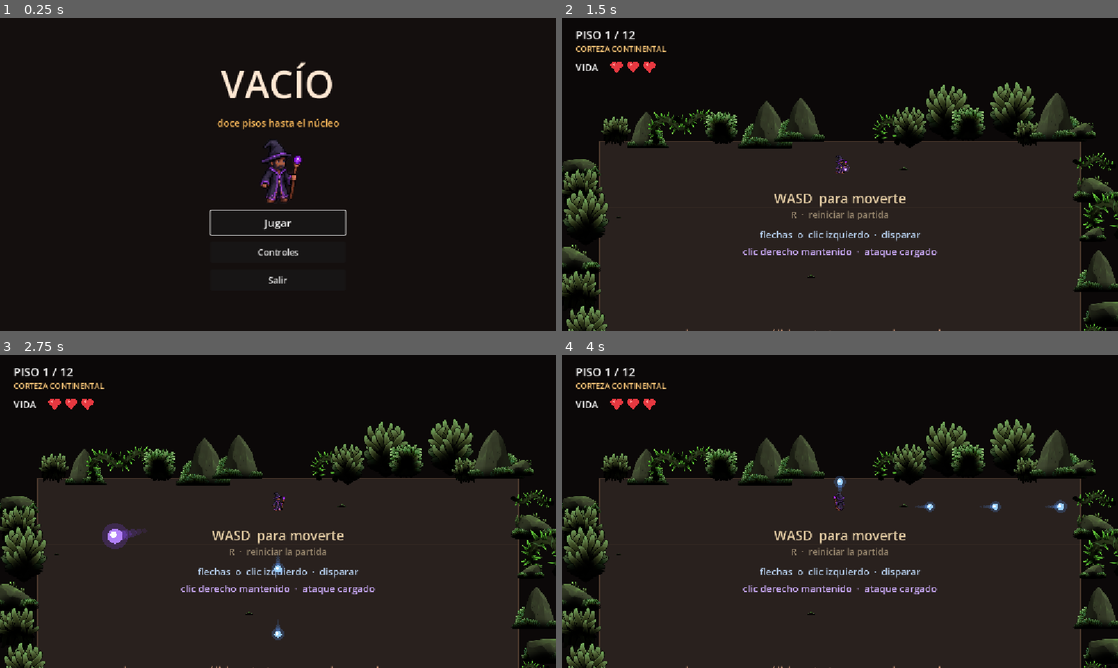
Above: before the commit, frames 1-4 (two rows, left to right).
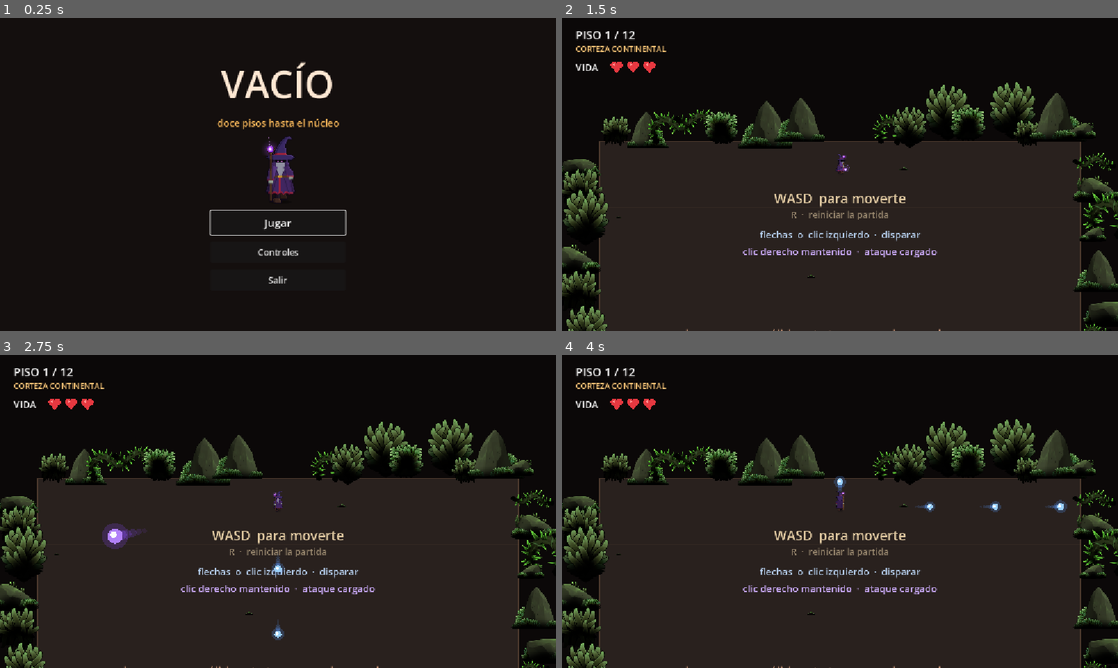
Above: after the commit, the same moments.

Repository: MatiasRodrigo0502/Vacio
Game: Godot game, scene res://scenes/MenuPrincipal.tscn
The game is run twice, just before and just after one commit, with the same random seed, the same clock (stepped at 60 frames per second) and the same inputs.
Inputs (mouse positions are in pixels of both pictures, inside the frame that each line leads up to):
- Up to frame 1 (0.25 s): no input
- Up to frame 2 (1.5 s): click "Jugar" at 0.5 s; tap Enter at 1.25 s; move the mouse to (962, 158) at 1.27 s; hold Right (disparar_derecha) from 1.28 s (still down); hold Right mouse button (cargar_ataque) from 1.28 s (still down)
- Up to frame 3 (2.75 s): move the mouse to (166, 527) at 2.02 s; release Right (disparar_derecha) at 2.03 s; release Right mouse button (cargar_ataque) at 2.03 s; hold Down (disparar_abajo) from 2.03 s (still down); click (166, 527) at 2.1 s
- Up to frame 4 (4 s): move the mouse to (895, 442) at 2.77 s; release Down (disparar_abajo) at 2.78 s; hold Right (disparar_derecha) 2.78-3.53 s; hold R (reiniciar_partida) 2.78-3.53 s; move the mouse to (812, 574) at 3.52 s; hold Up (disparar_arriba) from 3.53 s (still down); right-click (812, 574) at 3.6 s

The runs differ from the first frame. In frame 1, 0.8% of the frame differs, in the area x 46-55%, y 37-60%; in frame 2, less than 0.1%; in frame 3, less than 0.1%; in frame 4, less than 0.1%.

Commit message:
Mago oscuro: el personaje se gira a las ocho direcciones
Nuevo personaje jugable desde el pack de 8 direcciones que paso Matias, y el
juego pasa de cuatro direcciones a ocho, diagonales incluidas.

El pack vino limpio, y por primera vez los rotulos decian la verdad:
comprobado que los pares opuestos son espejo exacto al 100% y que la cara se
desplaza +-7,5 px justo a los lados que dice el LEEME.

Lo unico que hubo que arreglar es que el eje de los pies no estaba en el mismo
sitio en cada direccion: 23,7 px mirando a la derecha y 39,3 mirando a la
izquierda, o sea 15 px de corrimiento lateral al girarse. Cada direccion se ha
centrado sobre sus botas, midiendo solo pixeles bien opacos de las filas de
abajo (la sombra es mas ancha que los pies y arrastraba el eje). Tras el
centrado el eje va de 31,2 a 32,0 en las ocho y el espejo sigue siendo exacto.

El centrado se hace desplazando un numero ENTERO de pixeles y el sprite se
dibuja a escala 1: esto es pixel art de verdad (64x72) y un decimal en
cualquiera de los dos sitios emborrona los bordes duros. El offset de la escena
es -33 y no -36 porque el dibujo ocupa hasta la fila 68 de las 72.

En el codigo, _lado() pasa a redondear el angulo al sector de 45 grados mas
cercano en vez de comparar x contra y: con ocho direcciones la comparacion
seria una escalera de ifs que no se lee ni se comprueba.

Las 48 regiones viven en un solo atlas con AtlasTexture, en vez de 48 PNG
sueltos en el repositorio.

Medido: contraste contra el suelo 1,66:1, mejor que el mago morado al que
sustituye (1,40:1) y por debajo del nigromante (1,81:1).

Verificado en headless: 29 comprobaciones (16 animaciones con sus fotogramas,
los ocho sectores de angulo incluidos dos casos cerca del limite, la ida y
vuelta nombre-vector, andar en las ocho direcciones y los pies en el origen).

Co-Authored-By: Claude Opus 5 <noreply@anthropic.com>

Diff:
--- /dev/null
+++ b/assets/mago_oscuro/animaciones_mago_oscuro.tres
@@ -0,0 +1,446 @@
+[gd_resource type="SpriteFrames" load_steps=50 format=3]
+
+[ext_resource type="Texture2D" path="res://assets/mago_oscuro/atlas_8dir.png" id="atlas"]
+
+[sub_resource type="AtlasTexture" id="abajo_0"]
+atlas = ExtResource("atlas")
+region = Rect2(0, 0, 64, 72)
+
+[sub_resource type="AtlasTexture" id="abajo_1"]
+atlas = ExtResource("atlas")
+region = Rect2(64, 0, 64, 72)
+
+[sub_resource type="AtlasTexture" id="abajo_2"]
+atlas = ExtResource("atlas")
+region = Rect2(128, 0, 64, 72)
+
+[sub_resource type="AtlasTexture" id="abajo_3"]
+atlas = ExtResource("atlas")
+region = Rect2(192, 0, 64, 72)
+
+[sub_resource type="AtlasTexture" id="abajo_4"]
+atlas = ExtResource("atlas")
+region = Rect2(256, 0, 64, 72)
+
+[sub_resource type="AtlasTexture" id="abajo_5"]
+atlas = ExtResource("atlas")
+region = Rect2(320, 0, 64, 72)
+
+[sub_resource type="AtlasTexture" id="abajo_izquierda_0"]
+atlas = ExtResource("atlas")
+region = Rect2(0, 72, 64, 72)
+
+[sub_resource type="AtlasTexture" id="abajo_izquierda_1"]
+atlas = ExtResource("atlas")
+region = Rect2(64, 72, 64, 72)
+
+[sub_resource type="AtlasTexture" id="abajo_izquierda_2"]
+atlas = ExtResource("atlas")
+region = Rect2(128, 72, 64, 72)
+
+[sub_resource type="AtlasTexture" id="abajo_izquierda_3"]
+atlas = ExtResource("atlas")
+region = Rect2(192, 72, 64, 72)
+
+[sub_resource type="AtlasTexture" id="abajo_izquierda_4"]
+atlas = ExtResource("atlas")
+region = Rect2(256, 72, 64, 72)
+
+[sub_resource type="AtlasTexture" id="abajo_izquierda_5"]
+atlas = ExtResource("atlas")
+region = Rect2(320, 72, 64, 72)
+
+[sub_resource type="AtlasTexture" id="izquierda_0"]
+atlas = ExtResource("atlas")
+region = Rect2(0, 144, 64, 72)
+
+[sub_resource type="AtlasTexture" id="izquierda_1"]
+atlas = ExtResource("atlas")
+region = Rect2(64, 144, 64, 72)
+
+[sub_resource type="AtlasTexture" id="izquierda_2"]
+atlas = ExtResource("atlas")
+region = Rect2(128, 144, 64, 72)
+
+[sub_resource type="AtlasTexture" id="izquierda_3"]
+atlas = ExtResource("atlas")
+region = Rect2(192, 144, 64, 72)
+
+[sub_resource type="AtlasTexture" id="izquierda_4"]
+atlas = ExtResource("atlas")
+region = Rect2(256, 144, 64, 72)
+
+[sub_resource type="AtlasTexture" id="izquierda_5"]
+atlas = ExtResource("atlas")
+region = Rect2(320, 144, 64, 72)
+
+[sub_resource type="AtlasTexture" id="arriba_izquierda_0"]
+atlas = ExtResource("atlas")
+region = Rect2(0, 216, 64, 72)
+
+[sub_resource type="AtlasTexture" id="arriba_izquierda_1"]
+atlas = ExtResource("atlas")
+region = Rect2(64, 216, 64, 72)
+
+[sub_resource type="AtlasTexture" id="arriba_izquierda_2"]
+atlas = ExtResource("atlas")
+region = Rect2(128, 216, 64, 72)
+
+[sub_resource type="AtlasTexture" id="arriba_izquierda_3"]
+atlas = ExtResource("atlas")
+region = Rect2(192, 216, 64, 72)
+
+[sub_resource type="AtlasTexture" id="arriba_izquierda_4"]
+atlas = ExtResource("atlas")
+region = Rect2(256, 216, 64, 72)
+
+[sub_resource type="AtlasTexture" id="arriba_izquierda_5"]
+atlas = ExtResource("atlas")
+region = Rect2(320, 216, 64, 72)
+
+[sub_resource type="AtlasTexture" id="arriba_0"]
+atlas = ExtResource("atlas")
+region = Rect2(0, 288, 64, 72)
+
+[sub_resource type="AtlasTexture" id="arriba_1"]
+atlas = ExtResource("atlas")
+region = Rect2(64, 288, 64, 72)
+
+[sub_resource type="AtlasTexture" id="arriba_2"]
+atlas = ExtResource("atlas")
+region = Rect2(128, 288, 64, 72)
+
+[sub_resource type="AtlasTexture" id="arriba_3"]
+atlas = ExtResource("atlas")
+region = Rect2(192, 288, 64, 72)
+
+[sub_resource type="AtlasTexture" id="arriba_4"]
+atlas = ExtResource("atlas")
+region = Rect2(256, 288, 64, 72)
+
+[sub_resource type="AtlasTexture" id="arriba_5"]
+atlas = ExtResource("atlas")
+region = Rect2(320, 288, 64, 72)
+
+[sub_resource type="AtlasTexture" id="arriba_derecha_0"]
+atlas = ExtResource("atlas")
+region = Rect2(0, 360, 64, 72)
+
+[sub_resource type="AtlasTexture" id="arriba_derecha_1"]
+atlas = ExtResource("atlas")
+region = Rect2(64, 360, 64, 72)
+
+[sub_resource type="AtlasTexture" id="arriba_derecha_2"]
+atlas = ExtResource("atlas")
+region = Rect2(128, 360, 64, 72)
+
+[sub_resource type="AtlasTexture" id="arriba_derecha_3"]
+atlas = ExtResource("atlas")
+region = Rect2(192, 360, 64, 72)
+
+[sub_resource type="AtlasTexture" id="arriba_derecha_4"]
+atlas = ExtResource("atlas")
+region = Rect2(256, 360, 64, 72)
+
+[sub_resource type="AtlasTexture" id="arriba_derecha_5"]
+atlas = ExtResource("atlas")
+region = Rect2(320, 360, 64, 72)
+
+[sub_resource type="AtlasTexture" id="derecha_0"]
+atlas = ExtResource("atlas")
+region = Rect2(0, 432, 64, 72)
+
+[sub_resource type="AtlasTexture" id="derecha_1"]
+atlas = ExtResource("atlas")
+region = Rect2(64, 432, 64, 72)
+
+[sub_resource type="AtlasTexture" id="derecha_2"]
+atlas = ExtResource("atlas")
+region = Rect2(128, 432, 64, 72)
+
+[sub_resource type="AtlasTexture" id="derecha_3"]
+atlas = ExtResource("atlas")
+region = Rect2(192, 432, 64, 72)
+
+[sub_resource type="AtlasTexture" id="derecha_4"]
+atlas = ExtResource("atlas")
+region = Rect2(256, 432, 64, 72)
+
+[sub_resource type="AtlasTexture" id="derecha_5"]
+atlas = ExtResource("atlas")
+region = Rect2(320, 432, 64, 72)
+
+[sub_resource type="AtlasTexture" id="abajo_derecha_0"]
+atlas = ExtResource("atlas")
+region = Rect2(0, 504, 64, 72)
+
+[sub_resource type="AtlasTexture" id="abajo_derecha_1"]
+atlas = ExtResource("atlas")
+region = Rect2(64, 504, 64, 72)
+
+[sub_resource type="AtlasTexture" id="abajo_derecha_2"]
+atlas = ExtResource("atlas")
+region = Rect2(128, 504, 64, 72)
+
+[sub_resource type="AtlasTexture" id="abajo_derecha_3"]
+atlas = ExtResource("atlas")
+region = Rect2(192, 504, 64, 72)
+
+[sub_resource type="AtlasTexture" id="abajo_derecha_4"]
+atlas = ExtResource("atlas")
+region = Rect2(256, 504, 64, 72)
+
+[sub_resource type="AtlasTexture" id="abajo_derecha_5"]
+atlas = ExtResource("atlas")
+region = Rect2(320, 504, 64, 72)
+
+[resource]
+animations = [{
+"frames": [{
+"duration": 1.0,
+"texture": SubResource("abajo_0")
+}, {
+"duration": 1.0,
+"texture": SubResource("abajo_1")
+}, {
+"duration": 1.0,
+"texture": SubResource("abajo_2")
+}, {
+"duration": 1.0,
+"texture": SubResource("abajo_3")
+}, {
+"duration": 1.0,
+"texture": SubResource("abajo_4")
+}, {
+"duration": 1.0,
+"texture": SubResource("abajo_5")
+}],
+"loop": true,
+"name": &"caminar_abajo",
+"speed": 12.0
+}, {
+"frames": [{
+"duration": 1.0,
+"texture": SubResource("abajo_izquierda_0")
+}, {
+"duration": 1.0,
+"texture": SubResource("abajo_izquierda_1")
+}, {
+"duration": 1.0,
+"texture": SubResource("abajo_izquierda_2")
+}, {
+"duration": 1.0,
+"texture": SubResource("abajo_izquierda_3")
+}, {
+"duration": 1.0,
+"texture": SubResource("abajo_izquierda_4")
+}, {
+"duration": 1.0,
+"texture": SubResource("abajo_izquierda_5")
+}],
+"loop": true,
+"name": &"caminar_abajo_izquierda",
+"speed": 12.0
+}, {
+"frames": [{
+"duration": 1.0,
+"texture": SubResource("izquierda_0")
+}, {
+"duration": 1.0,
+"texture": SubResource("izquierda_1")
+}, {
+"duration": 1.0,
+"texture": SubResource("izquierda_2")
+}, {
+"duration": 1.0,
+"texture": SubResource("izquierda_3")
+}, {
+"duration": 1.0,
+"texture": SubResource("izquierda_4")
+}, {
+"duration": 1.0,
+"texture": SubResource("izquierda_5")
+}],
+"loop": true,
+"name": &"caminar_izquierda",
+"speed": 12.0
+}, {
+"frames": [{
+"duration": 1.0,
+"texture": SubResource("arriba_izquierda_0")
+}, {
+"duration": 1.0,
+"texture": SubResource("arriba_izquierda_1")
+}, {
+"duration": 1.0,
+"texture": SubResource("arriba_izquierda_2")
+}, {
+"duration": 1.0,
+"texture": SubResource("arriba_izquierda_3")
+}, {
+"duration": 1.0,
+"texture": SubResource("arriba_izquierda_4")
+}, {
+"duration": 1.0,
+"texture": SubResource("arriba_izquierda_5")
+}],
+"loop": true,
+"name": &"caminar_arriba_izquierda",
+"speed": 12.0
+}, {
+"frames": [{
+"duration": 1.0,
+"texture": SubResource("arriba_0")
+}, {
+"duration": 1.0,
+"texture": SubResource("arriba_1")
+}, {
+"duration": 1.0,
+"texture": SubResource("arriba_2")
+}, {
+"duration": 1.0,
+"texture": SubResource("arriba_3")
+}, {
+"duration": 1.0,
+"texture": SubResource("arriba_4")
+}, {
+"duration": 1.0,
+"texture": SubResource("arriba_5")
+}],
+"loop": true,
+"name": &"caminar_arriba",
+"speed": 12.0
+}, {
+"frames": [{
+"duration": 1.0,
+"texture": SubResource("arriba_derecha_0")
+}, {
+"duration": 1.0,
+"texture": SubResource("arriba_derecha_1")
+}, {
+"duration": 1.0,
+"texture": SubResource("arriba_derecha_2")
+}, {
+"duration": 1.0,
+"texture": SubResource("arriba_derecha_3")
+}, {
+"duration": 1.0,
+"texture": SubResource("arriba_derecha_4")
+}, {
+"duration": 1.0,
+"texture": SubResource("arriba_derecha_5")
+}],
+"loop": true,
+"name": &"caminar_arriba_derecha",
+"speed": 12.0
+}, {
+"frames": [{
+"duration": 1.0,
+"texture": SubResource("derecha_0")
+}, {
+"duration": 1.0,
+"texture": SubResource("derecha_1")
+}, {
+"duration": 1.0,
+"texture": SubResource("derecha_2")
+}, {
+"duration": 1.0,
+"texture": SubResource("derecha_3")
+}, {
+"duration": 1.0,
+"texture": SubResource("derecha_4")
+}, {
+"duration": 1.0,
+"texture": SubResource("derecha_5")
+}],
+"loop": true,
+"name": &"caminar_derecha",
+"speed": 12.0
+}, {
+"frames": [{
+"duration": 1.0,
+"texture": SubResource("abajo_derecha_0")
+}, {
+"duration": 1.0,
+"texture": SubResource("abajo_derecha_1")
+}, {
+"duration": 1.0,
+"texture": SubResource("abajo_derecha_2")
+}, {
+"duration": 1.0,
+"texture": SubResource("abajo_derecha_3")
+}, {
+"duration": 1.0,
+"texture": SubResource("abajo_derecha_4")
+}, {
+"duration": 1.0,
+"texture": SubResource("abajo_derecha_5")
+}],
+"loop": true,
+"name": &"caminar_abajo_derecha",
+"speed": 12.0
+}, {
+"frames": [{
+"duration": 1.0,
+"texture": SubResource("abajo_0")
+}],
+"loop": true,
+"name": &"quieto_abajo",
+"speed": 1.0
+}, {
+"frames": [{
+"duration": 1.0,
+"texture": SubResource("abajo_izquierda_2")
+}],
+"loop": true,
+"name": &"quieto_abajo_izquierda",
+"speed": 1.0
+}, {
+"frames": [{
+"duration": 1.0,
+"texture": SubResource("izquierda_5")
+}],
+"loop": true,
+"name": &"quieto_izquierda",
+"speed": 1.0
+}, {
+"frames": [{
+"duration": 1.0,
+"texture": SubResource("arriba_izquierda_2")
+}],
+"loop": true,
+"name": &"quieto_arriba_izquierda",
+"speed": 1.0
+}, {
+"frames": [{
+"duration": 1.0,
+"texture": SubResource("arriba_2")
+}],
+"loop": true,
+"name": &"quieto_arriba",
+"speed": 1.0
+}, {
+"frames": [{
+"duration": 1.0,
+"texture": SubResource("arriba_derecha_2")
+}],
+"loop": true,
+"name": &"quieto_arriba_derecha",
+"speed": 1.0
+}, {
+"frames": [{
+"duration": 1.0,
+"texture": SubResource("derecha_5")
+}],
+"loop": true,
+"name": &"quieto_derecha",
+"speed": 1.0
+}, {
+"frames": [{
+"duration": 1.0,
+"texture": SubResource("abajo_derecha_2")
+}],
+"loop": true,
+"name": &"quieto_abajo_derecha",
+"speed": 1.0
+}]
--- a/scenes/Jugador.tscn
+++ b/scenes/Jugador.tscn
@@ -1,7 +1,7 @@
 [gd_scene load_steps=5 format=3]
 
 [ext_resource type="Script" path="res://scripts/jugador.gd" id="1_jugador"]
-[ext_resource type="SpriteFrames" path="res://assets/mago/animaciones_mago.tres" id="2_animaciones"]
+[ext_resource type="SpriteFrames" path="res://assets/mago_oscuro/animaciones_mago_oscuro.tres" id="2_animaciones"]
 [ext_resource type="Script" path="res://scripts/carga_ataque.gd" id="3_carga"]
 
 [sub_resource type="CircleShape2D" id="CircleShape2D_jugador"]
@@ -16,11 +16,10 @@
 metadata/_edit_group_ = true
 
 [node name="Sprite" type="AnimatedSprite2D" parent="."]
-scale = Vector2(0.5, 0.5)
 sprite_frames = ExtResource("2_animaciones")
 animation = &"quieto_abajo"
 autoplay = "quieto_abajo"
-offset = Vector2(0, -67)
+offset = Vector2(0, -33)
 
 [node name="Forma" type="CollisionShape2D" parent="."]
 position = Vector2(0, -16)
--- a/scenes/MenuPrincipal.tscn
+++ b/scenes/MenuPrincipal.tscn
@@ -1,7 +1,7 @@
 [gd_scene load_steps=3 format=3]
 
 [ext_resource type="Script" path="res://scripts/menu_principal.gd" id="1_menu"]
-[ext_resource type="Texture2D" path="res://assets/mago/abajo_3.png" id="2_mago"]
+[ext_resource type="Texture2D" path="res://assets/mago_oscuro/retrato.png" id="2_mago"]
 
 [node name="MenuPrincipal" type="Control"]
 anchors_preset = 15
--- a/scripts/jugador.gd
+++ b/scripts/jugador.gd
@@ -56,6 +56,14 @@
 ## Por debajo de esta velocidad se considera que el personaje esta parado y se
 ## pasa a la animacion de reposo. No es 0 porque la friccion deja residuos.
 const VELOCIDAD_MINIMA_ANDAR: float = 12.0
+
+## Las ocho direcciones del mago, en el orden de los sectores de 45 grados que
+## devuelve Vector2.angle(): empieza en la derecha y gira en el sentido de las
+## agujas del reloj, porque en pantalla la y crece hacia abajo.
+const LADOS: Array[StringName] = [
+	&"derecha", &"abajo_derecha", &"abajo", &"abajo_izquierda",
+	&"izquierda", &"arriba_izquierda", &"arriba", &"arriba_derecha",
+]
 
 var vida_actual: int = 0
 
@@ -255,27 +263,24 @@
 		_sprite.set_frame_and_progress(mini(marco, tope), avance)
 
 
-## Lo contrario de _lado(): del nombre de la direccion al vector.
+## Lo contrario de _lado(): del nombre de la direccion al vector que la
+## representa. Si el nombre no existe, se mira hacia abajo, que es como empieza
+## cada piso.
 func _vector_de(lado: StringName) -> Vector2:
-	match lado:
-		&"izquierda":
-			return Vector2.LEFT
-		&"derecha":
-			return Vector2.RIGHT
-		&"arriba":
-			return Vector2.UP
-		_:
-			return Vector2.DOWN
-
-
-## Traduce un vector a la direccion de la hoja de sprites.
-##
-## En empate (diagonal exacta) gana el eje horizontal: las vistas de lado
-## tienen mas detalle que la de espaldas y se lee mejor a quien estas mirando.
+	var sector := LADOS.find(lado)
+	if sector < 0:
+		return Vector2.DOWN
+	return Vector2.RIGHT.rotated(sector * TAU / 8.0)
+
+
+## Traduce un vector a una de las ocho direcciones del mago.
+##
+## POR QUE POR ANGULO Y NO COMPARANDO x CONTRA y:
+## con cuatro direcciones bastaba un if; con ocho, la misma idea se convierte en
+## una escalera de comparaciones que no se lee ni se comprueba. Redondear el
+## angulo al sector de 45 grados mas cercano es la misma regla escrita una vez.
 func _lado(v: Vector2) -> StringName:
-	if absf(v.x) >= absf(v.y):
-		return &"derecha" if v.x > 0.0 else &"izquierda"
-	return &"abajo" if v.y > 0.0 else &"arriba"
+	return LADOS[posmod(int(roundf(v.angle() / (TAU / 8.0))), 8)]
 
 
 func _actualizar_invulnerabilidad(delta: float) -> void:
Binary file added: assets/mago_oscuro/atlas_8dir.png
Binary file added: assets/mago_oscuro/retrato.png
Not shown, changed: CLAUDE.md
Not shown, changed: CREDITS.md
Not shown, changed: README.md
Not shown, changed: assets/README.md
